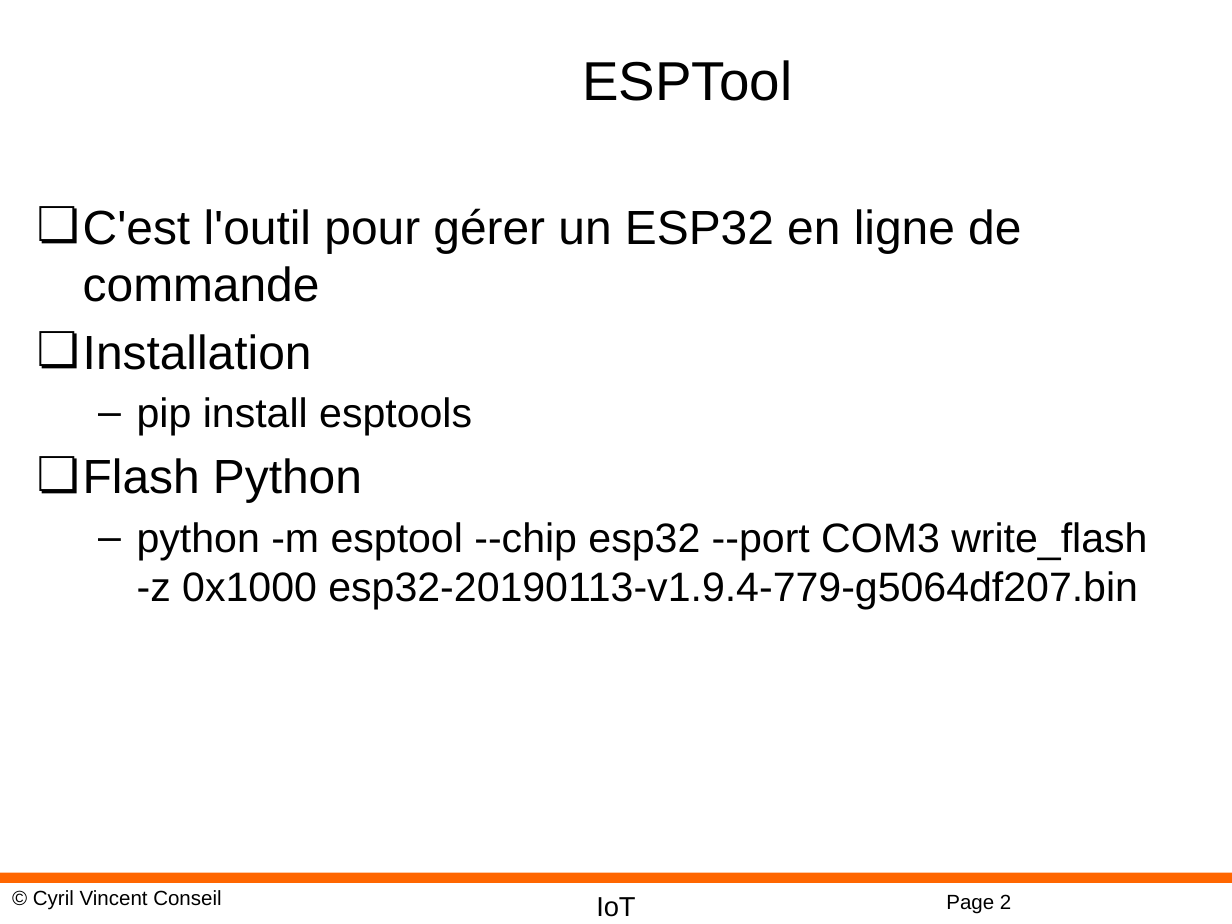
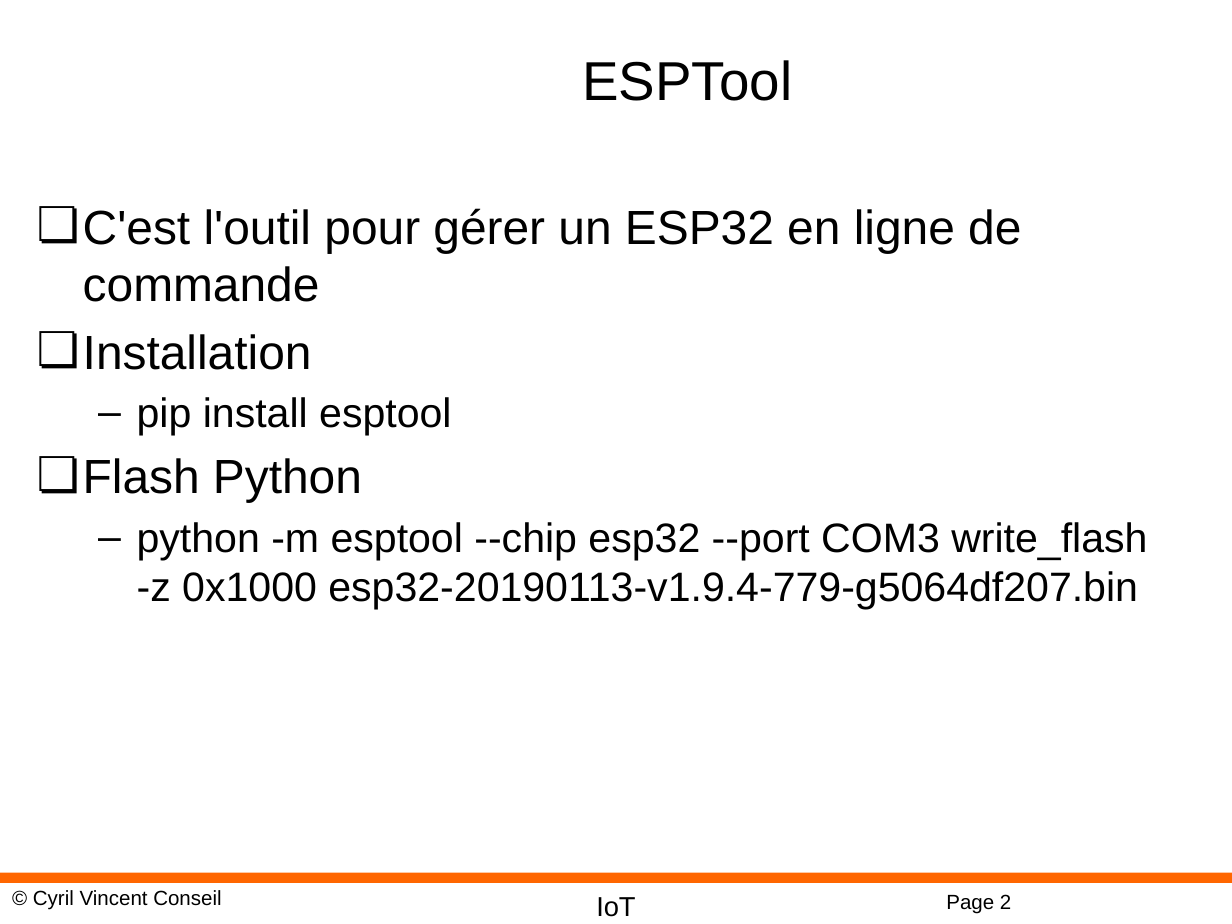
Before and after one commit to cyrilvincent/IoT, a slide deck: slide 2 of ppt/IoT30-ESPTool.pptx. Drawn at 1232x924 pixels with LibreOffice and Linux fonts; fonts in the diff are those of the drawing; background and template pictures are left out. Boxes give left, top, right and bottom in pixels: in the first picture for what was removed or moved away, otherwise in the second. Text is boxed around its words. In the diff, an @@ line names an element or a change of style, - is before the commit and + after.

```diff
--- a/ppt/IoT30-ESPTool.pptx
+++ b/ppt/IoT30-ESPTool.pptx
@@ text at [137, 397, 451, 436]: text changed @@
-  – pip install esptools
+  – pip install esptool
```
Also in this commit, not shown: 2 other slides changed, 2 other files.
